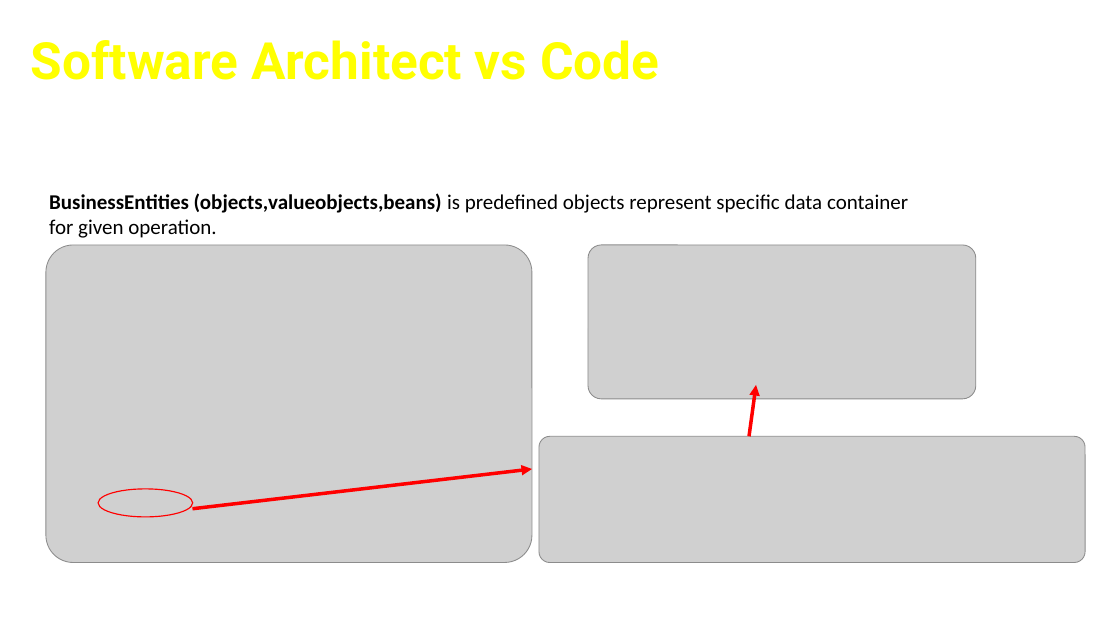
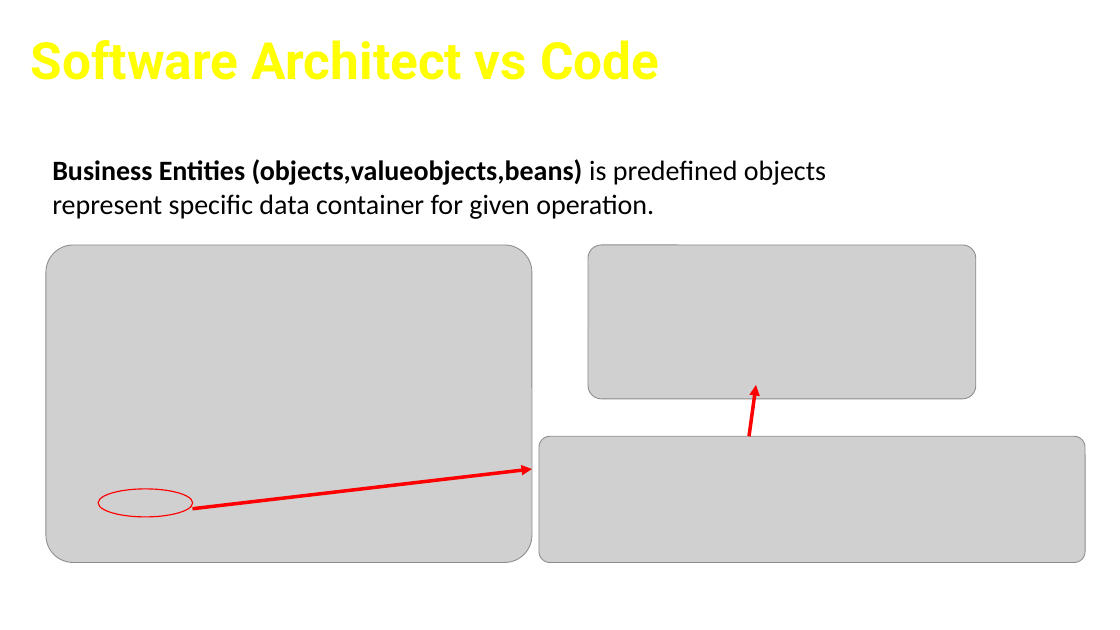
Before and after one commit to cfclick/CFSummit2016, a slide deck: slide 22 of powerpoint/architect/Crafting CF App Like An Architect.pptx. Drawn at 1120x630 pixels with LibreOffice and Linux fonts; fonts in the diff are those of the drawing; grey boxes stand for pictures; background and template pictures are left out. Boxes give left, top, right and bottom in pixels: in the first picture for what was removed or moved away, otherwise in the second. Text is boxed around its words. In the diff, an @@ line names an element or a change of style, - is before the commit and + after.

```diff
--- a/powerpoint/architect/Crafting CF App Like An Architect.pptx
+++ b/powerpoint/architect/Crafting CF App Like An Architect.pptx
@@ text at (x1=52, y1=159, x2=826, y2=219): text changed; size 18 to 24 pt @@
-BusinessEntities (objects,valueobjects,beans) is predefined objects represent specific data container for given operation.
+Business Entities (objects,valueobjects,beans) is predefined objects represent specific data container for given operation.
```
Also in this commit, not shown: 11 other slides changed, 1 other file.
